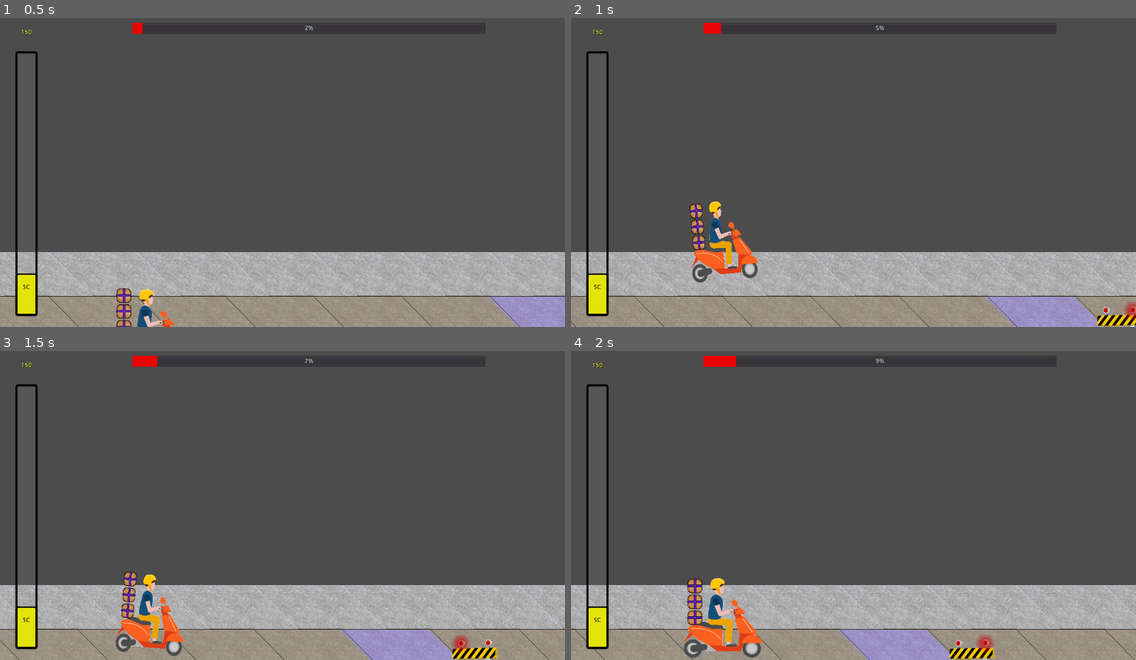
Above: before the commit, frames 1-4 (two rows, left to right).
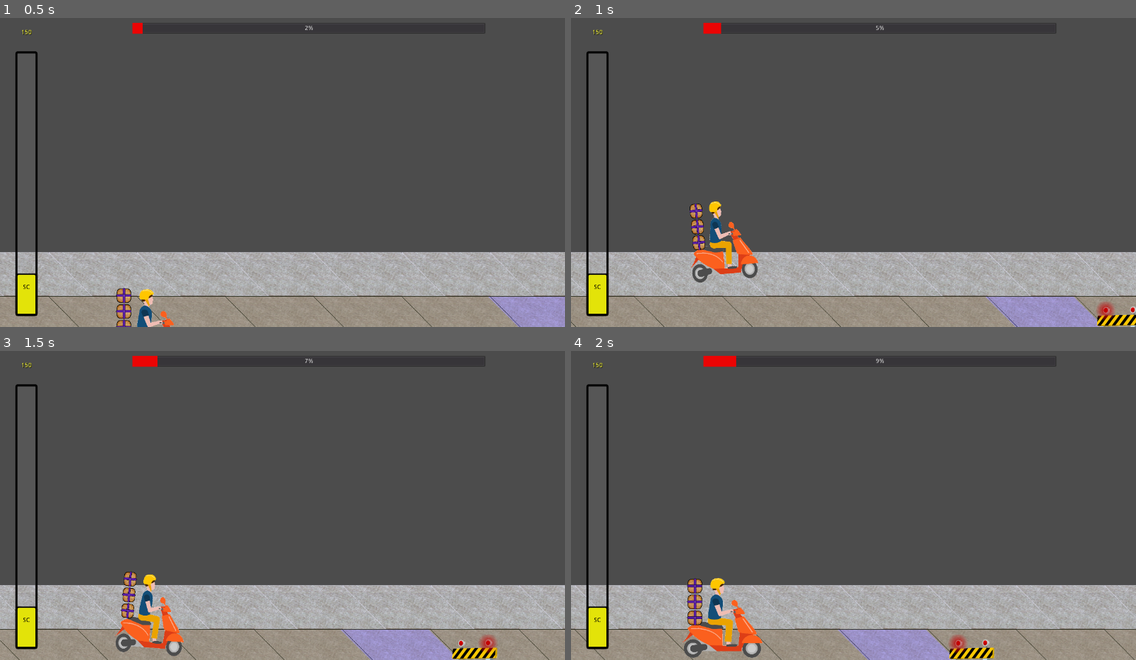
Above: after the commit, the same moments.

Repository: Anatolij-Grigorjev/MopedRebelGO
Game: Godot game, scene res://stages/test/test_stage.tscn
Two runs of this game, one before a commit and one after it. Both use one fixed random seed, a clock stepped at 60 frames per second and the inputs below.
Inputs:
- Up to frame 1 (0.5 s): no input
- Up to frame 2 (1 s): hold W (swerve_up) from 0.53 s (still down)
- Up to frame 3 (1.5 s): release W (swerve_up) at 1.28 s; hold S (swerve_down) from 1.28 s (still down)
- Up to frame 4 (2 s): keep holding S (swerve_down)

Frame 1 is identical in both runs. In frame 2, 0.2% of the frame differs, in the area x 93-100%, y 91-98%; in frame 3, 0.3%, in the area x 80-88%, y 91-98%; in frame 4, 0.3%.
Error in both runs: Invalid get index '-1' (on base: 'Array'). (res://utils/logger.gd:103)

Commit message:
fix road icon update issues

Diff:
--- a/game/gui/WarningIconObstacle.tscn
+++ b/game/gui/WarningIconObstacle.tscn
@@ -1,6 +1,7 @@
-[gd_scene load_steps=3 format=2]
+[gd_scene load_steps=4 format=2]
 
-[ext_resource path="res://gui/warning-icon-obstacle.png" type="Texture" id=1]
+[ext_resource path="res://gui/warning_icon.gd" type="Script" id=1]
+[ext_resource path="res://gui/warning-icon-obstacle.png" type="Texture" id=2]
 
 [sub_resource type="Animation" id=1]
 resource_name = "flashing"
@@ -36,12 +37,13 @@
 anchor_bottom = 1.0
 margin_right = -1180.0
 margin_bottom = -620.0
+script = ExtResource( 1 )
 
 [node name="Icon" type="TextureRect" parent="."]
 margin_right = 400.0
 margin_bottom = 400.0
 rect_scale = Vector2( 0.25, 0.25 )
-texture = ExtResource( 1 )
+texture = ExtResource( 2 )
 
 [node name="DistanceText" type="Label" parent="."]
 margin_left = 15.0
--- a/game/gui/hud_control.gd
+++ b/game/gui/hud_control.gd
@@ -51,6 +51,8 @@
 	stage_progress.max_value = stage_length
 	stage_progress.value = current_pos
 	_track_idx_icon_positions = Array(track_positions)
+	for idx in range(_track_idx_icon_positions.size()):
+		_current_track_warnings.append(null)
 
 
 func add_sc_points(amount: int) -> void:
@@ -102,30 +104,53 @@
 func update_next_obstacle_warning_icons(next_obstacles_typed_pos: Array) -> void:
 	for elem in next_obstacles_typed_pos:
 		var typed_pos : Dictionary = elem as Dictionary
-		if (
-			_current_track_warnings[typed_pos.track_idx]
+
+		if (_current_track_warnings[typed_pos.track_idx]
 			and not _moped_in_warning_icon_range(typed_pos.moped_distance)
 		):
-			var icon: Control = _current_track_warnings[typed_pos.track_idx]
-			icon.queue_free()
-			_current_track_warnings[typed_pos.track_idx] = null
+			_remove_current_icon(typed_pos)
 		elif (not _current_track_warnings[typed_pos.track_idx]
 			and _moped_in_warning_icon_range(typed_pos.moped_distance)
 		):
-			var warning_icon : Control
-			match typed_pos.obstacle_type:
-				C.ObstacleTypes.ROADBLOCK:
-					warning_icon = WarningObstacle.instance()
-				C.ObstacleTypes.CITIZEN:
-					pass
-				_:
-					#log problem but dont break here
-					LOG.error("Cant make warning icon for unrecognized obstacle type {}!", [typed_pos.obstacle_type], false)
-			if (warning_icon):
-				warning_icon.rect_position = _track_idx_icon_positions[typed_pos.track_idx]
-				add_child(warning_icon)
-				_current_track_warnings[typed_pos.track_idx] = warning_icon
+			_add_new_icon(typed_pos)
+			_update_warning_distance_on_track(typed_pos.track_idx, typed_pos.moped_distance)
+		elif (_current_track_warnings[typed_pos.track_idx]
+			and _moped_in_warning_icon_range(typed_pos.moped_distance)
+		):
+			_update_warning_distance_on_track(typed_pos.track_idx, typed_pos.moped_distance)
+
+
+func _remove_current_icon(typed_pos: Dictionary) -> void:
+	var icon: Control = _current_track_warnings[typed_pos.track_idx]
+	icon.queue_free()
+	_current_track_warnings[typed_pos.track_idx] = null
+
+
+func _add_new_icon(typed_pos: Dictionary) -> void:
+	var warning_icon : Control
+	match typed_pos.obstacle_type:
+		C.ObstacleTypes.ROADBLOCK:
+			warning_icon = WarningObstacle.instance()
+		C.ObstacleTypes.CITIZEN:
+			pass
+		_:
+			#log problem but dont break here
+			LOG.error("Cant make warning icon for unrecognized obstacle type {}!", [typed_pos.obstacle_type], false)
+	if (warning_icon):
+		var icon_position_x : float = C.GAME_RESOLUTION.x - warning_icon.rect_size.x
+		var icon_position_y : float = _track_idx_icon_positions[typed_pos.track_idx] + C.GAME_RESOLUTION.y / 2
+		warning_icon.rect_position = Vector2(icon_position_x, icon_position_y)
+		add_child(warning_icon)
+		_current_track_warnings[typed_pos.track_idx] = warning_icon
+
+
+func _update_warning_distance_on_track(track_idx: int, new_distance: float) -> void:
+	if (not _current_track_warnings[track_idx]):
+		return
+
+	var icon : WarningIcon = _current_track_warnings[track_idx]
+	icon.set_distance(new_distance)
 
 
 func _moped_in_warning_icon_range(distance_to_obstacle: float) -> bool:
-	return not (distance_to_obstacle < MIN_WARNING_ICON_DISTANCE or distance_to_obstacle > MAX_WARNING_ICON_DISTANCE)
+	return distance_to_obstacle in range(MIN_WARNING_ICON_DISTANCE, MAX_WARNING_ICON_DISTANCE)
--- /dev/null
+++ b/game/gui/warning_icon.gd
@@ -0,0 +1,17 @@
+extends Control
+class_name WarningIcon
+"""
+Controller script for setting distance to obstacle inside
+this non-interactive warning
+"""
+
+
+onready var distance_text: Label = $DistanceText
+
+
+func _ready():
+	pass # Replace with function body.
+
+
+func set_distance(new_distance: float) -> void:
+	distance_text.text = String(new_distance)
--- a/game/obstacles/roadblocks/tall/tall_roadblock.tscn
+++ b/game/obstacles/roadblocks/tall/tall_roadblock.tscn
@@ -25,7 +25,6 @@
 [node name="Sprite" type="AnimatedSprite" parent="."]
 position = Vector2( 0, -125 )
 frames = SubResource( 1 )
-frame = 1
 playing = true
 
 [node name="CollisionShape2D" type="CollisionShape2D" parent="."]
--- a/game/project.godot
+++ b/game/project.godot
@@ -78,6 +78,11 @@
 "class": "StreetCredProgressBar",
 "language": "GDScript",
 "path": "res://gui/street_cred_progress_bar.gd"
+}, {
+"base": "Control",
+"class": "WarningIcon",
+"language": "GDScript",
+"path": "res://gui/warning_icon.gd"
 } ]
 _global_script_class_icons={
 "C": "",
@@ -93,7 +98,8 @@
 "PackagesBundle": "",
 "RoadBlock": "",
 "StageControl": "",
-"StreetCredProgressBar": ""
+"StreetCredProgressBar": "",
+"WarningIcon": ""
 }
 
 [application]
--- a/game/utils/static_constants.gd
+++ b/game/utils/static_constants.gd
@@ -17,6 +17,10 @@
 Leves range from 0 to 3 for DEBUG, INFO, WARN, ERROR respectively
 """
 const GAME_LOGGING_LEVEL : int = 1
+"""
+Screen resolution of game
+"""
+const GAME_RESOLUTION: Vector2 = Vector2(1280, 720)
 """
 Group name denoting anything in-game that acts as an obstacle on the road
 An obstacle makes moped rebel crash and lose package
